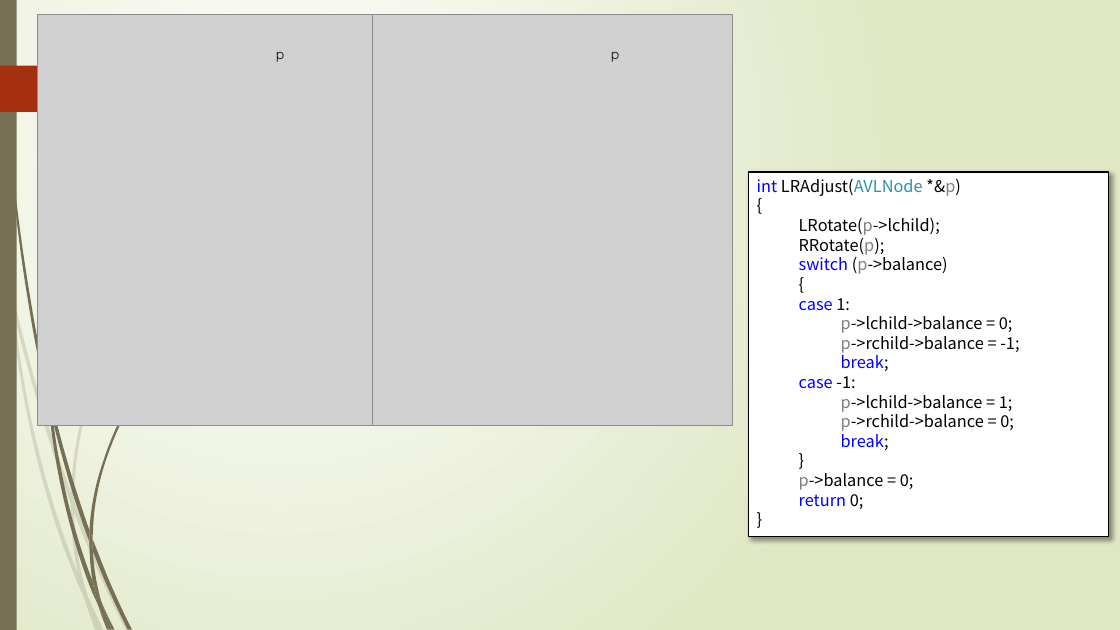
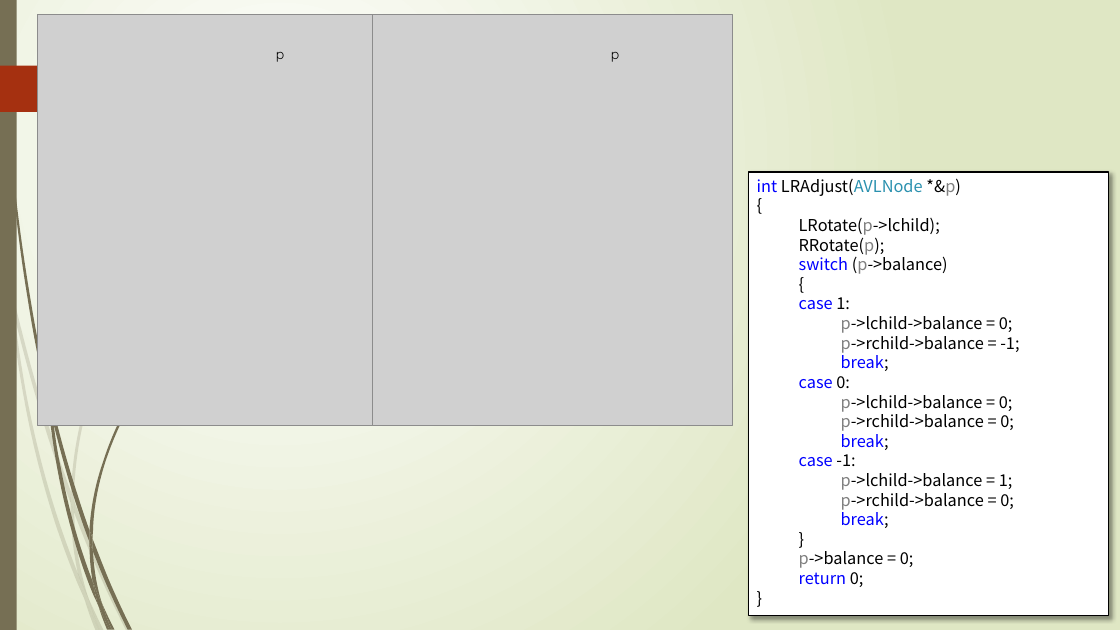
Before and after one commit to TeacherPeng/Datastruct, a slide deck: slide 38 of 教案/第08章 集合与查找.pptx. Drawn at 1120x630 pixels with LibreOffice and Linux fonts; fonts in the diff are those of the drawing; grey boxes stand for pictures. Boxes give left, top, right and bottom in pixels: in the first picture for what was removed or moved away, otherwise in the second. Text is boxed around its words. In the diff, an @@ line names an element or a change of style, - is before the commit and + after.

```diff
--- a/教案/第08章 集合与查找.pptx
+++ b/教案/第08章 集合与查找.pptx
@@ rectangle "int LRAdjust(AVLNode *&p)": place and size @@
-rectangle "int LRAdjust(AVLNode *&p)" at (749, 172, 1109, 537)
+rectangle "int LRAdjust(AVLNode *&p)" at (749, 172, 1109, 616)
@@ text in rectangle at (799, 376, 1014, 450): paragraphs added @@
+  case 0:
+    p->lchild->balance = 0;
+    p->rchild->balance = 0;
+    break;
```
Also in this commit, not shown: 1 other slide changed, 1 other file.
